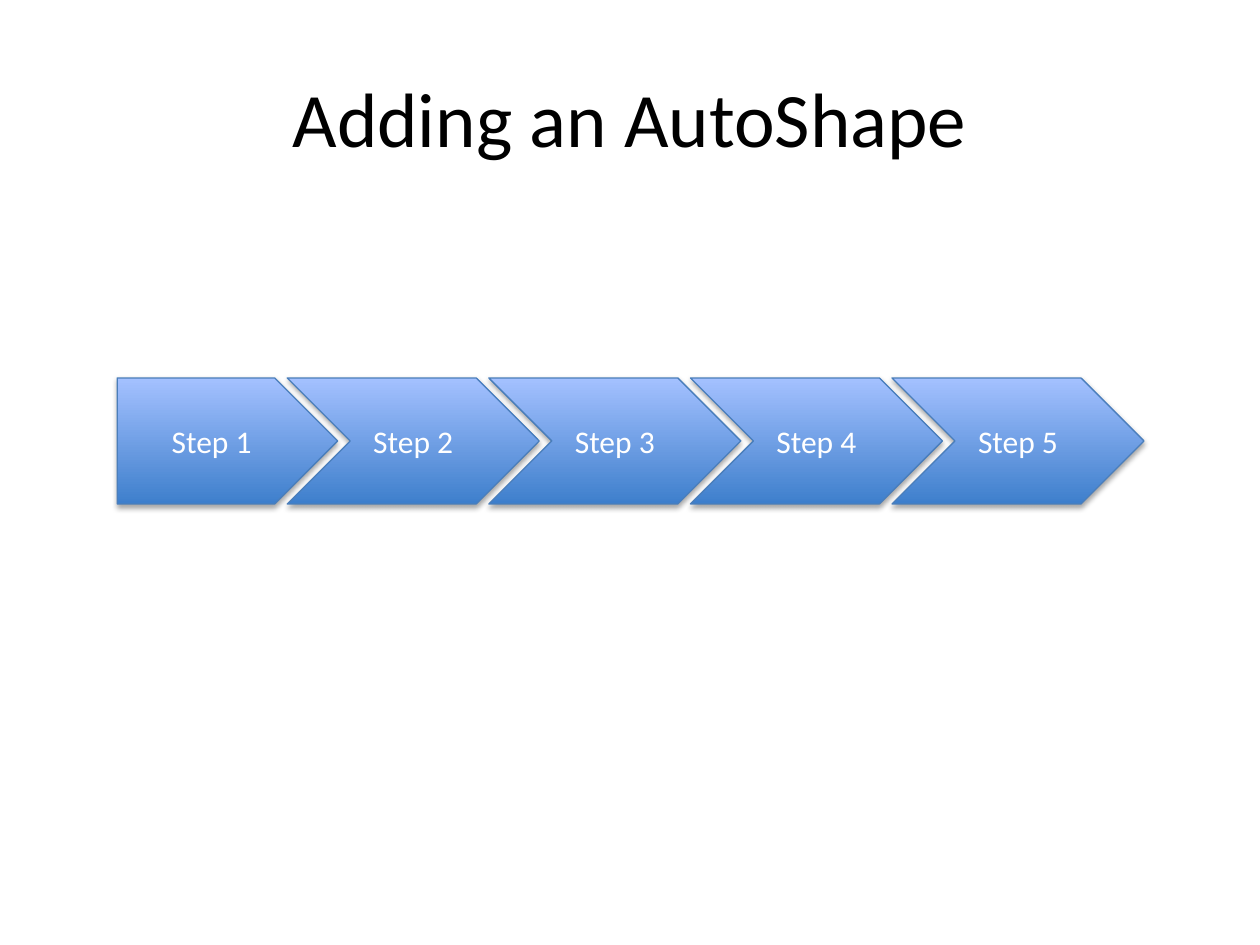
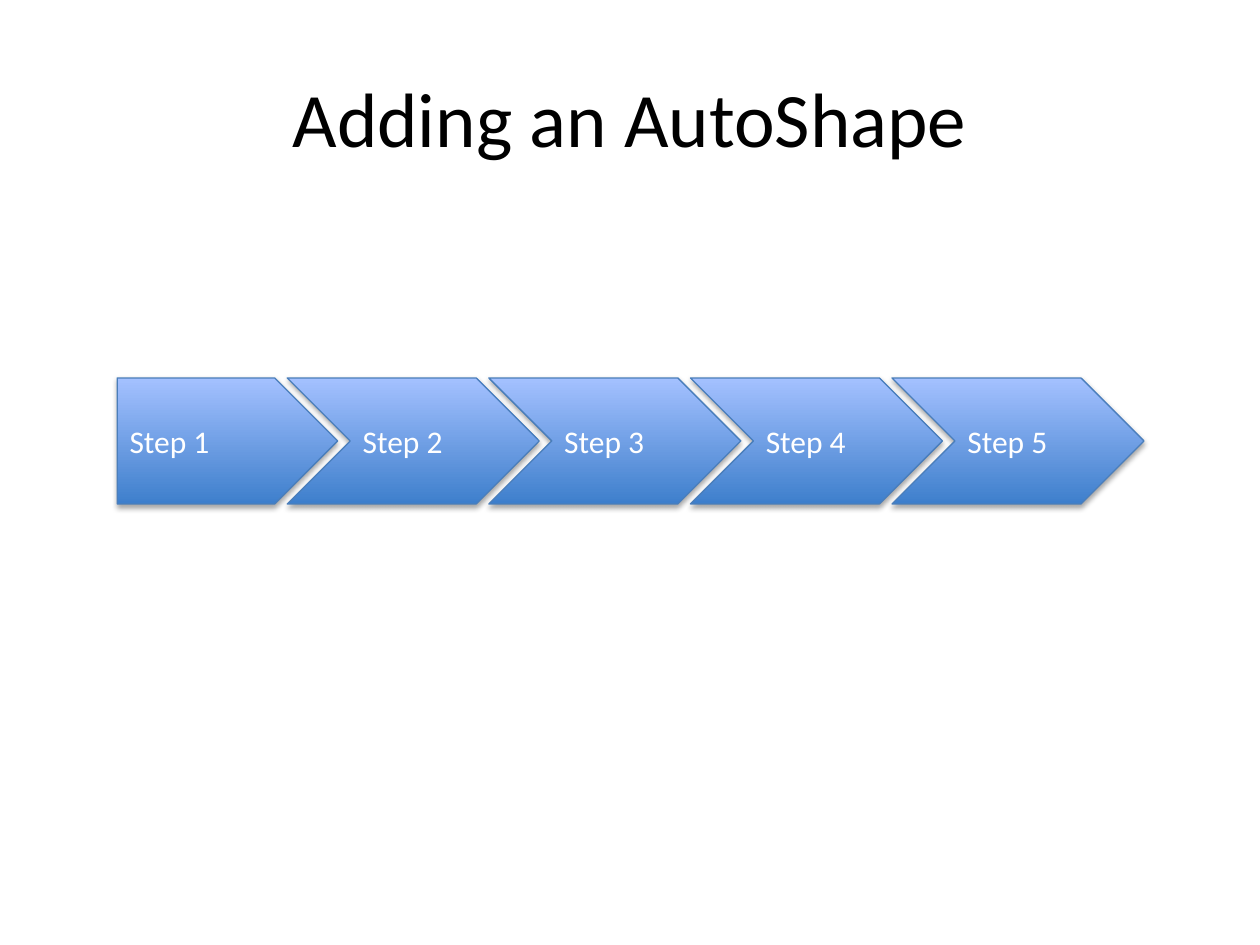
Before and after one commit to BjornFJohansson/pydna, a slide deck: slide 1 of scripts/python pptx example/test.pptx. Drawn at 1260x945 pixels with LibreOffice and Linux fonts; fonts in the diff are those of the drawing. Boxes give left, top, right and bottom in pixels: in the first picture for what was removed or moved away, otherwise in the second. Text is boxed around its words. In the diff, an @@ line names an element or a change of style, - is before the commit and + after.

Commit message:
upped a script

```diff
--- a/scripts/python pptx example/test.pptx
+++ b/scripts/python pptx example/test.pptx
@@ alignment centre to left in 5 elements at [117, 378, 338, 504], [287, 378, 539, 504], [489, 378, 741, 504], [690, 378, 942, 504], [892, 378, 1144, 504] @@
```
